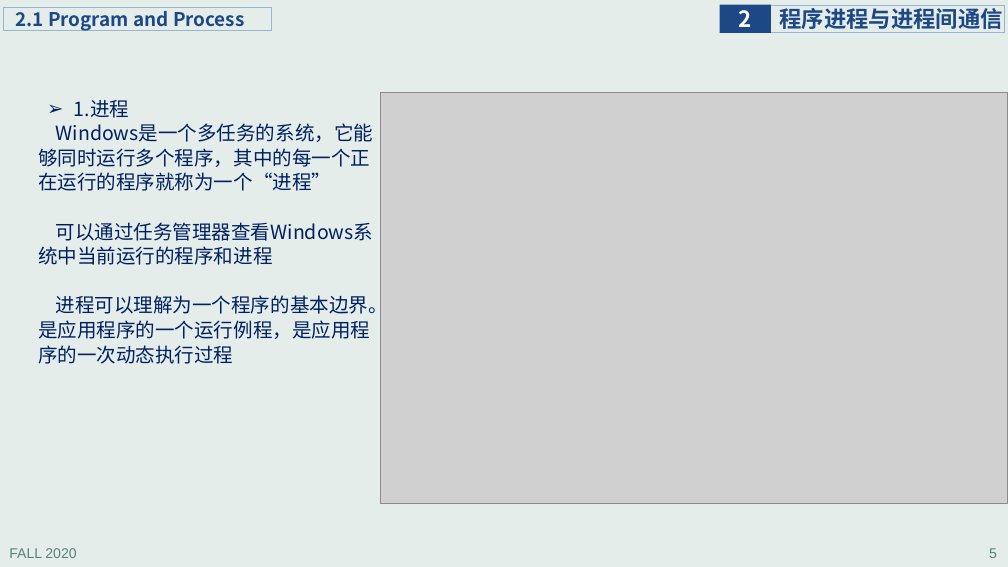
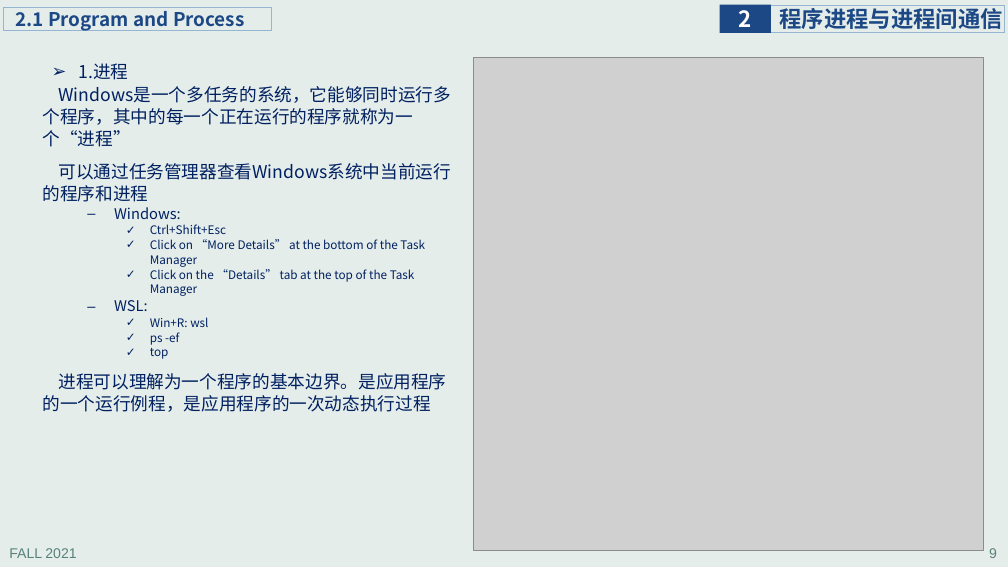
Before and after one commit to principleWindows/win-principle-2021, a slide deck: slide 9 of slides/instruction/principleWindows_2.pptx (slide 5 before the commit). Drawn at 1008x567 pixels with LibreOffice and Linux fonts; fonts in the diff are those of the drawing; grey boxes stand for pictures. Boxes give left, top, right and bottom in pixels: in the first picture for what was removed or moved away, otherwise in the second. Text is boxed around its words. In the diff, an @@ line names an element or a change of style, - is before the commit and + after.

```diff
--- a/slides/instruction/principleWindows_2.pptx
+++ b/slides/instruction/principleWindows_2.pptx
@@ text "1.进程": place and size @@
-text "1.进程" at box(38, 100, 388, 364)
+text "1.进程" at box(43, 63, 451, 412)
@@ picture: place and size @@
-picture at box(380, 93, 1008, 504)
+picture at box(473, 57, 983, 551)
@@ text at box(43, 63, 451, 412): size 18.6 to 16.8 pt in "1.进程", "Windows是一个多任务的系统，它能够同时运行多个程序，其中的每一个正在运行的程序就称为一个“进程”", "可以通过任务管理器查看Windows系统中当前运行的程序和进程", "进程可以理解为一个程序的基本边界。是应用程序的一个运行例程，是应用程序的一次动态执行过程" @@
@@ text at box(114, 207, 425, 359): paragraphs added @@
+  – Windows:
+    ✓ Ctrl+Shift+Esc
+    ✓ Click on “More Details” at the bottom of the Task Manager
+    ✓ Click on the “Details” tab at the top of the Task Manager
+  – WSL:
+    ✓ Win+R: wsl
+    ✓ ps -ef
+    ✓ top
@@ text at box(9, 548, 76, 558): text changed @@
-FALL 2020
+FALL 2021
@@ page number at box(989, 548, 997, 558): text changed @@
-5
+9
```
Also in this commit, not shown: 47 other slides changed, 12 slides added, 3 other files.
